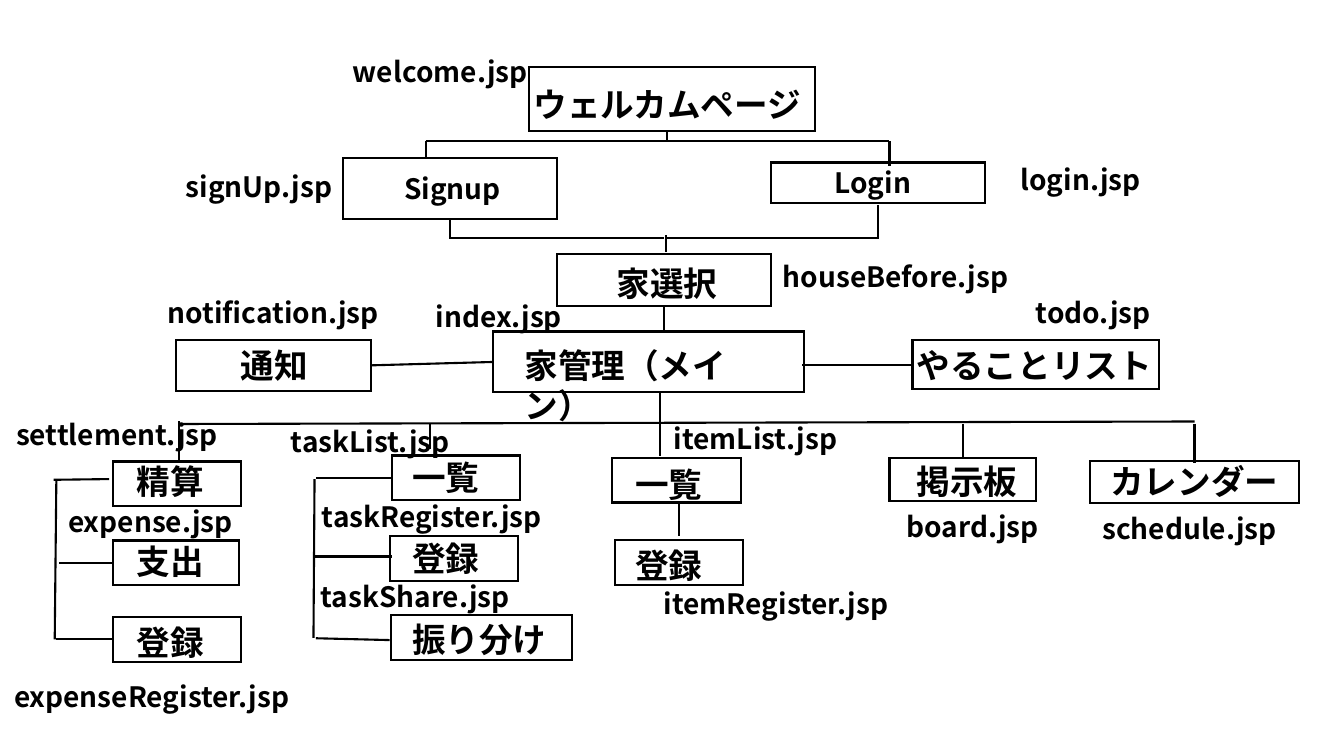
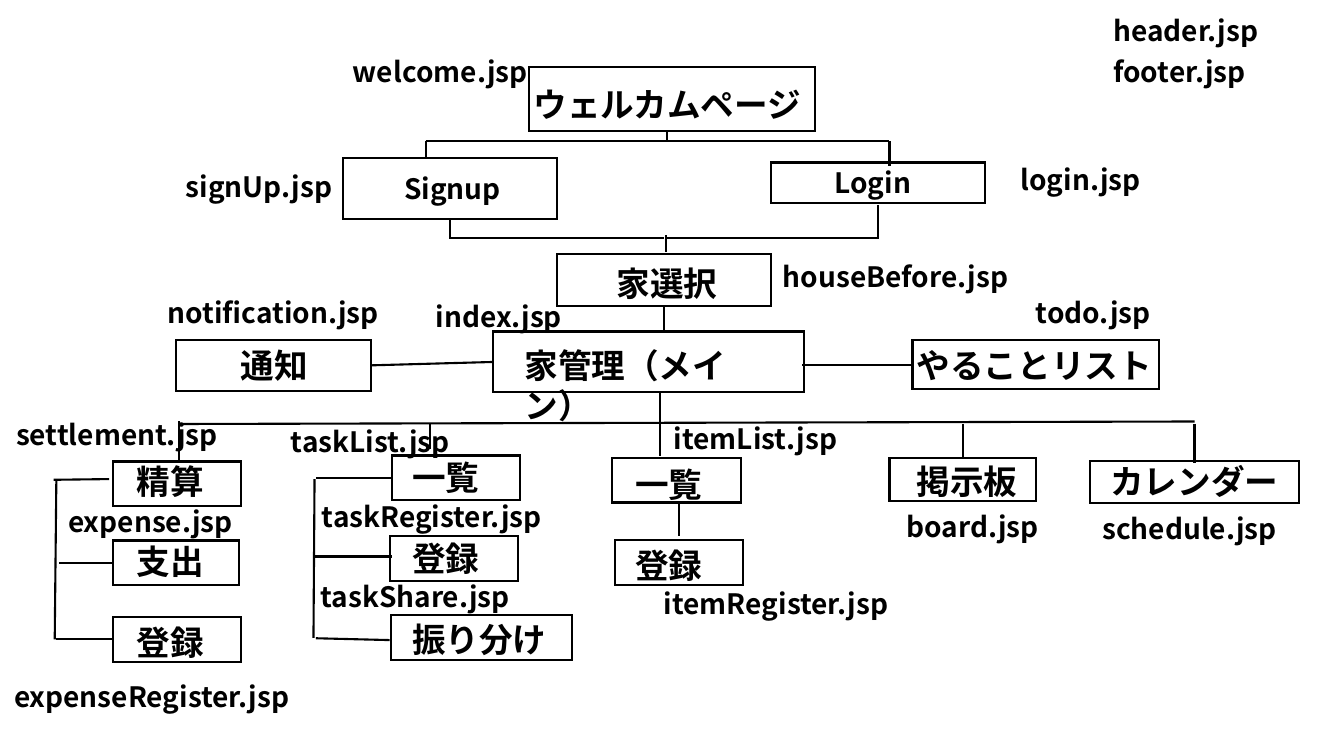
Before and after one commit to plusdojo2024/B2, a slide deck: slide 1 of doc/外部設計/遷移図改訂版.pptx. Drawn at 1344x756 pixels with LibreOffice and Linux fonts; fonts in the diff are those of the drawing. Boxes give left, top, right and bottom in pixels: in the first picture for what was removed or moved away, otherwise in the second. Text is boxed around its words. In the diff, an @@ line names an element or a change of style, - is before the commit and + after.

```diff
--- a/doc/外部設計/遷移図改訂版.pptx
+++ b/doc/外部設計/遷移図改訂版.pptx
@@ text added at bbox=[1113, 18, 1258, 48], 20 pt, text #000000, bold @@
+header.jsp
@@ text added at bbox=[1113, 59, 1245, 89], 20 pt, text #000000, bold @@
+footer.jsp
```
